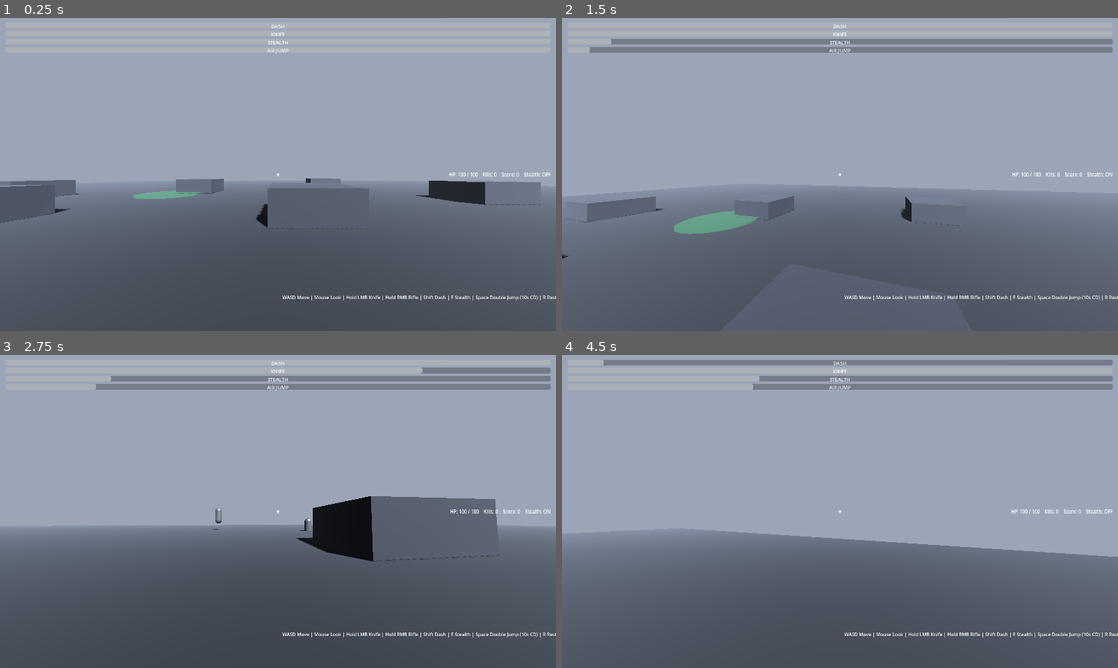
Above: before the commit, frames 1-4 (two rows, left to right).
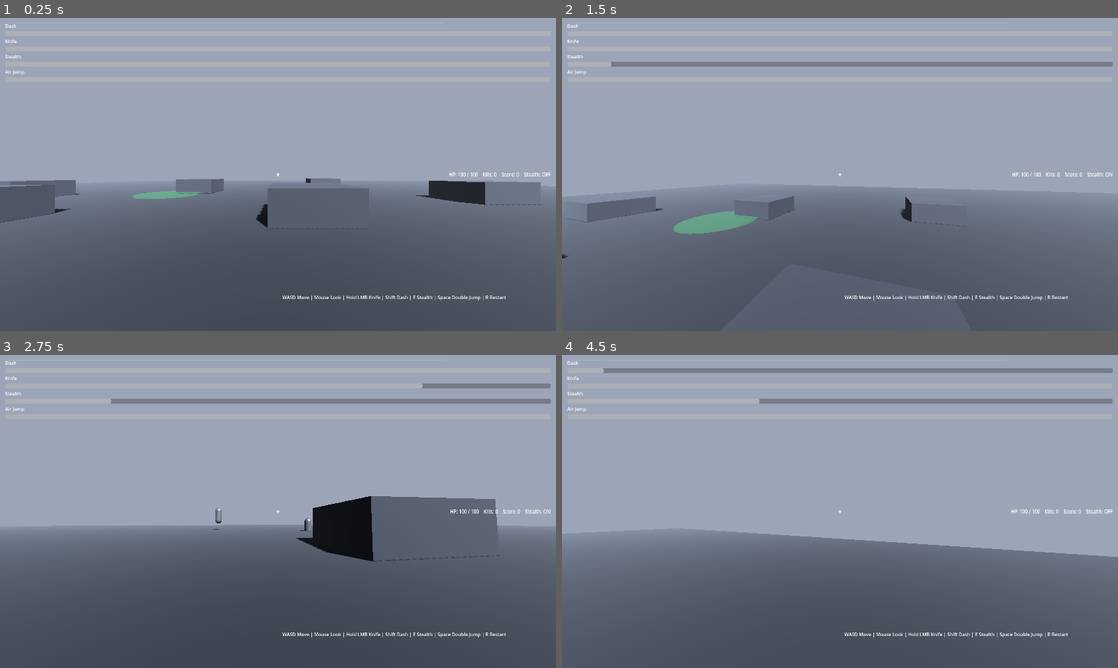
Above: after the commit, the same moments.

Repository: mohsenss/Special_2
Game: Godot game, scene res://scenes/Main.tscn
Two runs of this game, one before a commit and one after it. Both use one fixed random seed, a clock stepped at 60 frames per second and the inputs below.
Inputs (mouse positions are in pixels of both pictures, inside the frame that each line leads up to):
- Up to frame 1 (0.25 s): no input
- Up to frame 2 (1.5 s): move the mouse to (867, 174) at 0.52 s; hold W (move_forward) from 0.53 s (still down); tap E (stealth) at 0.6 s; tap Space (jump) at 0.77, 0.8, 1.07, 1.35 s; move the mouse to (812, 174) at 1.27 s
- Up to frame 3 (2.75 s): keep holding W (move_forward); tap Space (jump) at 1.52, 1.82, 2.3 s; tap E (stealth) at 1.55 s; move the mouse to (289, 505) at 2.02 s; press the mouse at (289, 505) at 2.03 s
- Up to frame 4 (4.5 s): keep holding W (move_forward); move the mouse to (834, 517) at 2.77 s; release the mouse at (834, 517) at 2.78 s; right-click (834, 517) at 2.85 s; tap Space (jump) at 3.02, 3.32, 3.77, 3.8, 4.07 s; tap E (stealth) at 3.05, 3.6 s; move the mouse to (878, 514) at 3.52 s; move the mouse to (795, 508) at 4.27 s; tap Shift at 4.35 s

The runs differ from the first frame. In frame 1, 0.4% of the frame differs, in the area x 1-100%, y 2-91%; in frame 2, 5.2%; in frame 3, 4.7%; in frame 4, 6.7%, in the area x 1-100%, y 1-91%.

Commit message:
Apply root compatibility fix for persistent merge conflicts

Diff:
--- a/scenes/GameUI.tscn
+++ b/scenes/GameUI.tscn
@@ -50,100 +50,14 @@
 layout_mode = 2
 text = "Stealth: OFF"
 
-[node name="AbilityColumn" type="VBoxContainer" parent="HUD/Margin"]
-layout_mode = 2
-offset_top = 42.0
-theme_override_constants/separation = 8
-
-[node name="DashCooldown" type="ProgressBar" parent="HUD/Margin/AbilityColumn"]
-layout_mode = 2
-custom_minimum_size = Vector2(420, 20)
-value = 100.0
-show_percentage = false
-
-[node name="Label" type="Label" parent="HUD/Margin/AbilityColumn/DashCooldown"]
-layout_mode = 0
-anchors_preset = 8
-anchor_left = 0.5
-anchor_top = 0.5
-anchor_right = 0.5
-anchor_bottom = 0.5
-offset_left = -24.0
-offset_top = -9.0
-offset_right = 24.0
-offset_bottom = 9.0
-text = "DASH"
-horizontal_alignment = 1
-vertical_alignment = 1
-
-[node name="KnifeCooldown" type="ProgressBar" parent="HUD/Margin/AbilityColumn"]
-layout_mode = 2
-custom_minimum_size = Vector2(420, 20)
-value = 100.0
-show_percentage = false
-
-[node name="Label" type="Label" parent="HUD/Margin/AbilityColumn/KnifeCooldown"]
-layout_mode = 0
-anchors_preset = 8
-anchor_left = 0.5
-anchor_top = 0.5
-anchor_right = 0.5
-anchor_bottom = 0.5
-offset_left = -26.0
-offset_top = -9.0
-offset_right = 26.0
-offset_bottom = 9.0
-text = "KNIFE"
-horizontal_alignment = 1
-vertical_alignment = 1
-
-[node name="StealthCooldown" type="ProgressBar" parent="HUD/Margin/AbilityColumn"]
-layout_mode = 2
-custom_minimum_size = Vector2(420, 20)
-value = 100.0
-show_percentage = false
-
-[node name="Label" type="Label" parent="HUD/Margin/AbilityColumn/StealthCooldown"]
-layout_mode = 0
-anchors_preset = 8
-anchor_left = 0.5
-anchor_top = 0.5
-anchor_right = 0.5
-anchor_bottom = 0.5
-offset_left = -34.0
-offset_top = -9.0
-offset_right = 34.0
-offset_bottom = 9.0
-text = "STEALTH"
-horizontal_alignment = 1
-vertical_alignment = 1
-
-[node name="AirJumpCooldown" type="ProgressBar" parent="HUD/Margin/AbilityColumn"]
-layout_mode = 2
-custom_minimum_size = Vector2(420, 20)
-value = 100.0
-show_percentage = false
-
-[node name="Label" type="Label" parent="HUD/Margin/AbilityColumn/AirJumpCooldown"]
-layout_mode = 0
-anchors_preset = 8
-anchor_left = 0.5
-anchor_top = 0.5
-anchor_right = 0.5
-anchor_bottom = 0.5
-offset_left = -38.0
-offset_top = -9.0
-offset_right = 38.0
-offset_bottom = 9.0
-text = "AIR JUMP"
-horizontal_alignment = 1
-vertical_alignment = 1
-
 [node name="AbilityRow" type="VBoxContainer" parent="HUD/Margin"]
-visible = false
 layout_mode = 2
 offset_top = 42.0
 theme_override_constants/separation = 6
+
+[node name="DashLabel" type="Label" parent="HUD/Margin/AbilityRow"]
+layout_mode = 2
+text = "Dash"
 
 [node name="DashCooldown" type="ProgressBar" parent="HUD/Margin/AbilityRow"]
 layout_mode = 2
@@ -151,17 +65,29 @@
 value = 100.0
 show_percentage = false
 
+[node name="KnifeLabel" type="Label" parent="HUD/Margin/AbilityRow"]
+layout_mode = 2
+text = "Knife"
+
 [node name="KnifeCooldown" type="ProgressBar" parent="HUD/Margin/AbilityRow"]
 layout_mode = 2
 custom_minimum_size = Vector2(180, 18)
 value = 100.0
 show_percentage = false
 
+[node name="StealthLabel" type="Label" parent="HUD/Margin/AbilityRow"]
+layout_mode = 2
+text = "Stealth"
+
 [node name="StealthCooldown" type="ProgressBar" parent="HUD/Margin/AbilityRow"]
 layout_mode = 2
 custom_minimum_size = Vector2(180, 18)
 value = 100.0
 show_percentage = false
+
+[node name="AirJumpLabel" type="Label" parent="HUD/Margin/AbilityRow"]
+layout_mode = 2
+text = "Air Jump"
 
 [node name="AirJumpCooldown" type="ProgressBar" parent="HUD/Margin/AbilityRow"]
 layout_mode = 2
@@ -194,7 +120,7 @@
 offset_top = -128.0
 offset_right = 1140.0
 offset_bottom = -12.0
-text = "WASD Move | Mouse Look | Hold LMB Knife | Hold RMB Rifle | Shift Dash | E Stealth | Space Double Jump (10s CD) | R Restart"
+text = "WASD Move | Mouse Look | Hold LMB Knife | Shift Dash | E Stealth | Space Double Jump | R Restart"
 
 [node name="GameOver" type="PanelContainer" parent="."]
 visible = false
--- a/scripts/game_manager.gd
+++ b/scripts/game_manager.gd
@@ -19,7 +19,7 @@
 		ui.update_health(player.health, player.max_health)
 		ui.update_kills(player.kill_count)
 		ui.update_score(player.score)
-		ui.update_cooldowns(1.0, 1.0, 1.0, 1.0)
+		ui.update_cooldowns(1.0, 1.0, 1.0, false)
 
 func _on_player_died() -> void:
 	if ui:
--- a/scripts/player.gd
+++ b/scripts/player.gd
@@ -4,7 +4,7 @@
 signal health_changed(current: float, max_health: float)
 signal kill_count_changed(value: int)
 signal score_changed(value: int)
-signal cooldowns_changed(dash_ratio: float, knife_ratio: float, stealth_ratio: float, air_jump_ratio: float, is_stealthed_now: bool)
+signal cooldowns_changed(dash_ratio: float, knife_ratio: float, stealth_ratio: float, is_stealthed_now: bool)
 signal player_died
 
 @export var max_health: float = 100.0
@@ -274,11 +274,9 @@
 	var dash_ratio := 1.0 - (_dash_cooldown_timer / dash_cooldown) if dash_cooldown > 0.0 else 1.0
 	var knife_ratio := 1.0 - (_knife_timer / knife_cooldown) if knife_cooldown > 0.0 else 1.0
 	var stealth_ratio := 1.0 - (_stealth_cooldown_timer / stealth_cooldown) if stealth_cooldown > 0.0 else 1.0
-	var air_jump_ratio := 1.0 - (_air_jump_cooldown_timer / air_jump_cooldown) if air_jump_cooldown > 0.0 else 1.0
 	cooldowns_changed.emit(
 		clamp(dash_ratio, 0.0, 1.0),
 		clamp(knife_ratio, 0.0, 1.0),
 		clamp(stealth_ratio, 0.0, 1.0),
-		clamp(air_jump_ratio, 0.0, 1.0),
 		is_stealthed()
 	)
--- a/scripts/ui.gd
+++ b/scripts/ui.gd
@@ -43,15 +43,7 @@
 	if score_label:
 		score_label.text = "Score: %d" % value
 
-func update_cooldowns(dash_ratio: float, knife_ratio: float, stealth_ratio: float, arg4 = 1.0, arg5 = null) -> void:
-	var air_jump_ratio := 1.0
-	var is_stealthed_now := false
-	if typeof(arg4) == TYPE_BOOL and arg5 == null:
-		is_stealthed_now = arg4
-	else:
-		air_jump_ratio = float(arg4)
-		if arg5 != null:
-			is_stealthed_now = bool(arg5)
+func update_cooldowns(dash_ratio: float, knife_ratio: float, stealth_ratio: float, is_stealthed_now: bool) -> void:
 	if dash_cd_bar:
 		dash_cd_bar.value = dash_ratio * 100.0
 	if knife_cd_bar:
@@ -59,7 +51,7 @@
 	if stealth_cd_bar:
 		stealth_cd_bar.value = stealth_ratio * 100.0
 	if air_jump_cd_bar:
-		air_jump_cd_bar.value = air_jump_ratio * 100.0
+		air_jump_cd_bar.value = 100.0
 	if stealth_status_label:
 		stealth_status_label.text = "Stealth: ON" if is_stealthed_now else "Stealth: OFF"
 
